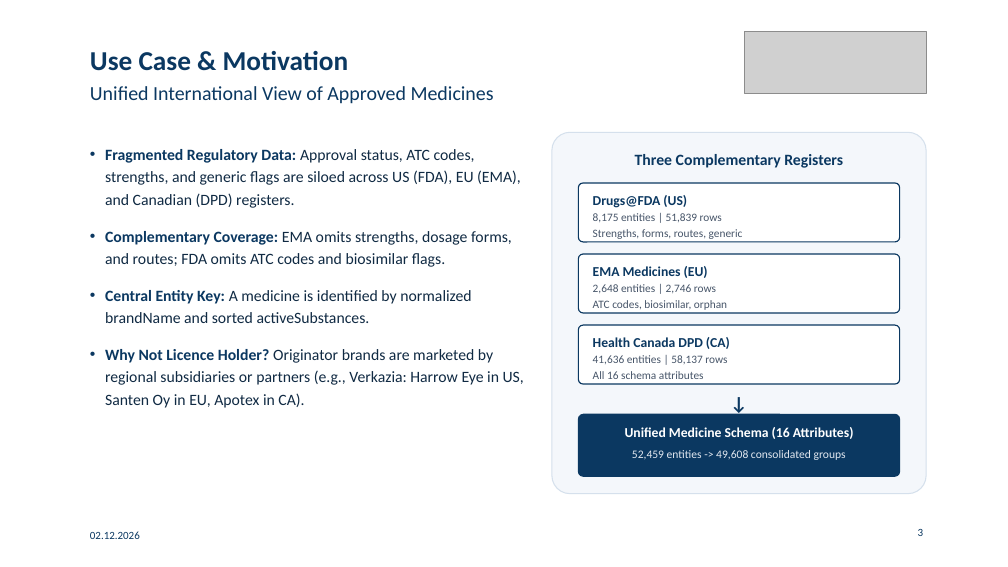
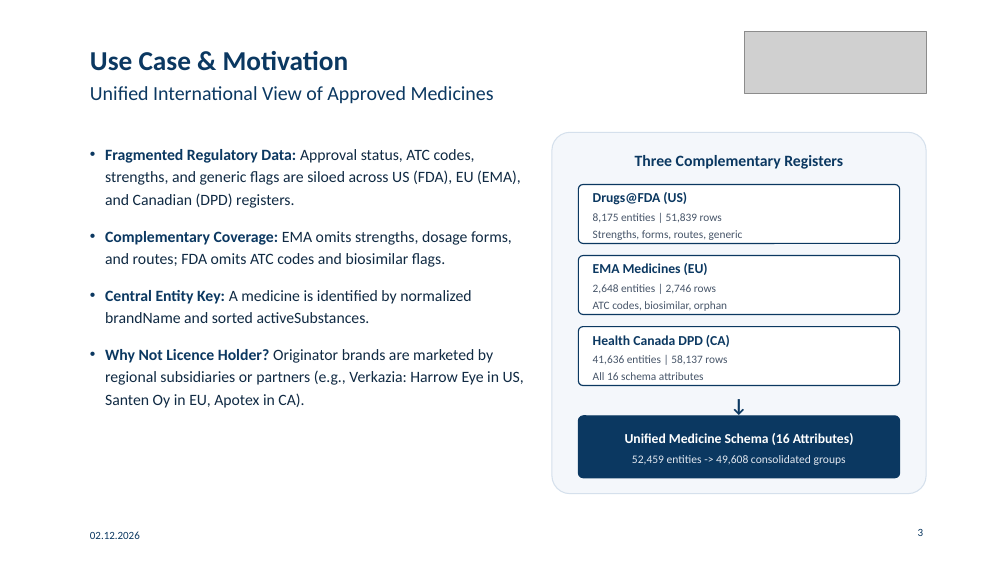
Before and after one commit to gabegagster/wdi-drug-integration, a slide deck: slide 3 of docs/presentation/wdi_drug_integration_presentation.pptx. Drawn at 1008x567 pixels with LibreOffice and Linux fonts; fonts in the diff are those of the drawing; grey boxes stand for pictures. Boxes give left, top, right and bottom in pixels: in the first picture for what was removed or moved away, otherwise in the second. Text is boxed around its words. In the diff, an @@ line names an element or a change of style, - is before the commit and + after.

```diff
--- a/docs/presentation/wdi_drug_integration_presentation.pptx
+++ b/docs/presentation/wdi_drug_integration_presentation.pptx
@@ text "Drugs@FDA (US)": place and size @@
-text "Drugs@FDA (US)" at box(593, 213, 743, 239)
+text "Drugs@FDA (US)" at box(593, 192, 743, 240)
@@ text at box(593, 192, 687, 205): paragraph added @@
+Drugs@FDA (US)
@@ text removed at box(593, 195, 687, 208) @@
-Drugs@FDA (US)
@@ vertical alignment top to middle in 4 elements at box(625, 433, 854, 465), box(593, 335, 730, 380), box(593, 192, 743, 240), box(593, 284, 727, 311) @@
@@ text at box(593, 284, 727, 311): paragraph added @@
+EMA Medicines (EU)
@@ text removed at box(593, 266, 708, 278) @@
-EMA Medicines (EU)
@@ text at box(593, 335, 730, 347): more space between paragraphs @@
@@ text at box(625, 433, 854, 445): more space between paragraphs @@
@@ text at box(632, 455, 846, 465): paragraph added @@
+52,459 entities -> 49,608 consolidated groups
@@ text removed at box(632, 450, 846, 460) @@
-52,459 entities -> 49,608 consolidated groups
```
Also in this commit, not shown: 11 other slides changed, 1 other file.
